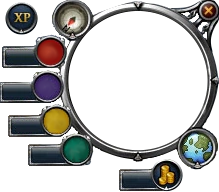
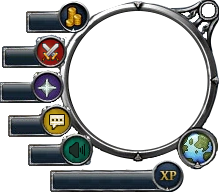
The second 219×192 image is a revision of the first. Changes to its layers:
added layer "rs-swords.webp" above "speaker.webp" over <box>42,43,60,62</box>
added layer "speaker.webp" above "chat.webp" over <box>69,142,85,158</box>
added layer "chat.webp" above "Compas" over <box>49,114,65,130</box>
added layer "Gold Section" above "runescapeui.webp" over <box>26,0,96,36</box>
painted on "runescapeui.webp" over <box>5,0,218,192</box>